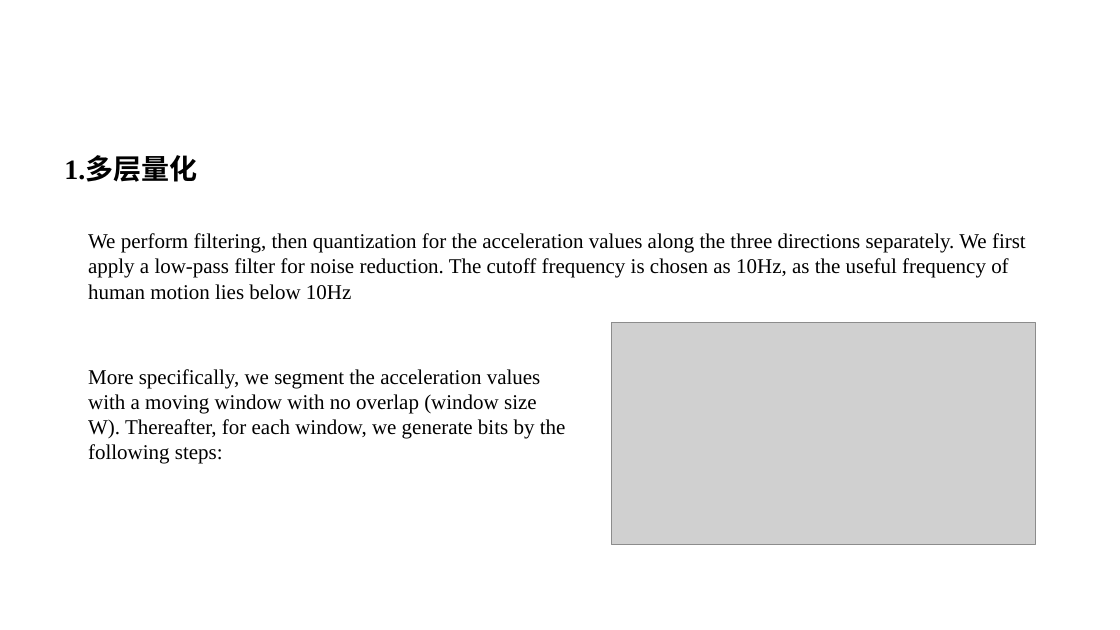
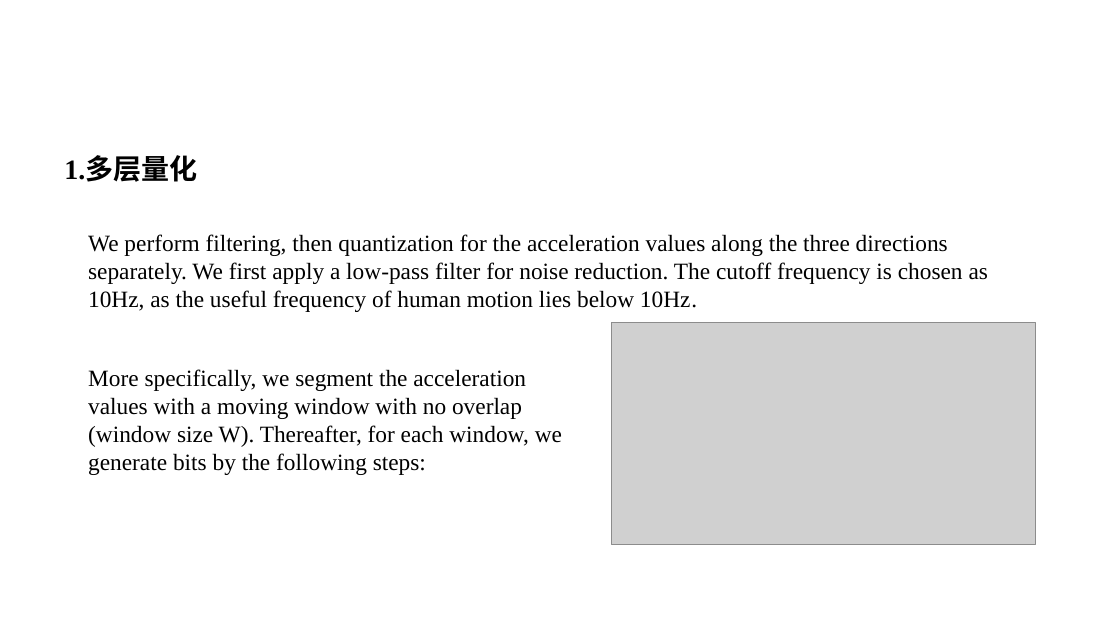
Before and after one commit to tangerinethm/Paper_Repository, a slide deck: slide 10 of 传感器作业/唐慧敏.pptx. Drawn at 1120x630 pixels with LibreOffice and Linux fonts; fonts in the diff are those of the drawing; grey boxes stand for pictures; background and template pictures are left out. Boxes give left, top, right and bottom in pixels: in the first picture for what was removed or moved away, otherwise in the second. Text is boxed around its words. In the diff, an @@ line names an element or a change of style, - is before the commit and + after.

```diff
--- a/传感器作业/唐慧敏.pptx
+++ b/传感器作业/唐慧敏.pptx
@@ text at <box>88,234,988,312</box>: text changed; size 18 to 20 pt @@
-We perform filtering, then quantization for the acceleration values along the three directions separately. We first apply a low-pass filter for noise reduction. The cutoff frequency is chosen as 10Hz, as the useful frequency of human motion lies below 10Hz
+We perform filtering, then quantization for the acceleration values along the three directions separately. We first apply a low-pass filter for noise reduction. The cutoff frequency is chosen as 10Hz, as the useful frequency of human motion lies below 10Hz.
@@ text "More specifically, we segment the ..." at <box>88,369,562,475</box>: size 18 to 20 pt @@
```
Also in this commit, not shown: 5 other slides changed, 1 slide added, 1 other file.
